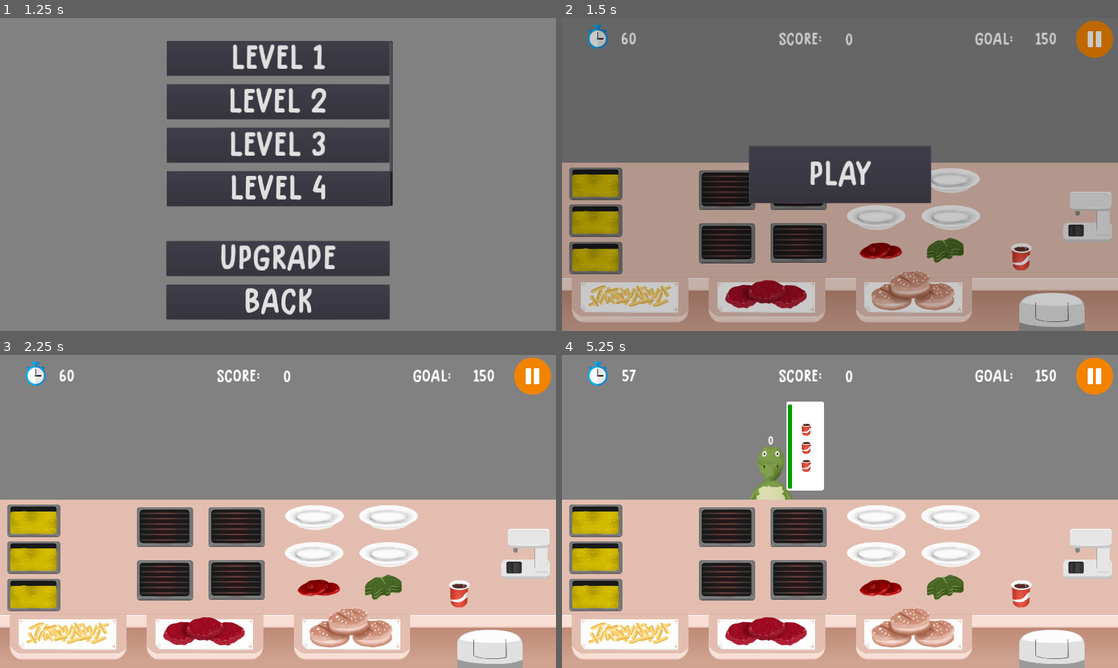
Above: before the commit, frames 1-4 (two rows, left to right).
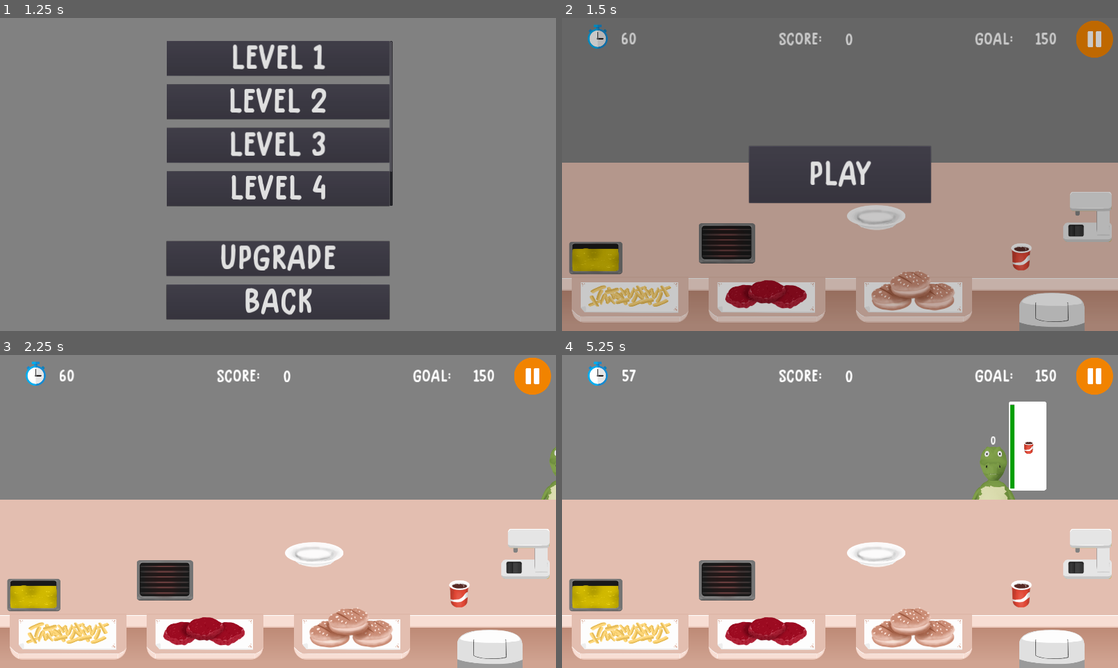
Above: after the commit, the same moments.

Repository: samuelpedrajas/MyVeganRestaurant
Game: Godot game, scene res://Scenes/Game.tscn
Same seed, same stepped clock (60 frames per second), same inputs: the game is played once before the commit and once after it.
Inputs:
- Up to frame 1 (1.25 s): click "Fast Food" at 0.5 s
- Up to frame 2 (1.5 s): click "Level 1" at 1.25 s
- Up to frame 3 (2.25 s): click "PLAY" at 2 s
- Up to frame 4 (5.25 s): click "Level 1" at 2.75 s; click "Level 2" at 3.5 s; click "Level 3" at 4.25 s; click "Level 4" at 5 s

Frame 1 is identical in both runs. In frame 2, 6.5% of the frame differs, in the area x 1-76%, y 47-79%; in frame 3, 8.6%; in frame 4, 14%, in the area x 1-88%, y 14-79%.

Commit message:
progress

Diff:
--- a/Scenes/FastFood/FastFood.tscn
+++ b/Scenes/FastFood/FastFood.tscn
@@ -108,12 +108,16 @@
 margin_bottom = -362.0
 menu = NodePath("../../../FastFood/Menu")
 
-[node name="TomatoSource" parent="Main" instance=ExtResource( 20 )]
+[node name="TomatoSource" parent="Main" groups=[
+"TomatoSource",
+] instance=ExtResource( 20 )]
 position = Vector2( 1101.01, 303.057 )
 kitchen = NodePath("../../../FastFood")
 ingredient = NodePath("../../Ingredients/Tomato")
 
-[node name="LettuceSource" parent="Main" instance=ExtResource( 5 )]
+[node name="LettuceSource" parent="Main" groups=[
+"LettuceSource",
+] instance=ExtResource( 5 )]
 position = Vector2( 1323.53, 303.663 )
 kitchen = NodePath("../../../FastFood")
 ingredient = NodePath("../../Ingredients/Lettuce")
@@ -123,14 +127,17 @@
 kitchen = NodePath("../../../FastFood")
 
 [node name="Grill2" parent="Main" instance=ExtResource( 14 )]
+visible = false
 position = Vector2( 816.755, 275.438 )
 kitchen = NodePath("../../../FastFood")
 
 [node name="Grill3" parent="Main" instance=ExtResource( 14 )]
+visible = false
 position = Vector2( 816.755, 93.438 )
 kitchen = NodePath("../../../FastFood")
 
 [node name="Grill4" parent="Main" instance=ExtResource( 14 )]
+visible = false
 position = Vector2( 569.541, 93.551 )
 kitchen = NodePath("../../../FastFood")
 
@@ -139,28 +146,33 @@
 kitchen = NodePath("../../../FastFood")
 
 [node name="Plate2" parent="Main" instance=ExtResource( 8 )]
+visible = false
 position = Vector2( 1343, 190.585 )
 kitchen = NodePath("../../../FastFood")
 
 [node name="Plate3" parent="Main" instance=ExtResource( 8 )]
+visible = false
 position = Vector2( 1341.4, 62.862 )
 kitchen = NodePath("../../../FastFood")
 
 [node name="Plate4" parent="Main" instance=ExtResource( 8 )]
+visible = false
 position = Vector2( 1086.03, 62.93 )
 kitchen = NodePath("../../../FastFood")
 
 [node name="Fryer1" parent="Main" instance=ExtResource( 6 )]
 position = Vector2( 116.526, 328 )
-platform = NodePath("../../../FastFood/Main/Platform3")
+platform = NodePath("../Platform1")
 
 [node name="Fryer2" parent="Main" instance=ExtResource( 6 )]
+visible = false
 position = Vector2( 116.526, 199 )
-platform = NodePath("../../../FastFood/Main/Platform2")
+platform = NodePath("../Platform2")
 
 [node name="Fryer3" parent="Main" instance=ExtResource( 6 )]
+visible = false
 position = Vector2( 116.526, 71.873 )
-platform = NodePath("../../../FastFood/Main/Platform1")
+platform = NodePath("../Platform3")
 
 [node name="Platform1" parent="Main" instance=ExtResource( 18 )]
 position = Vector2( 314.92, 326.429 )
@@ -168,11 +180,13 @@
 placeholder_position = Vector2( 0, 25 )
 
 [node name="Platform2" parent="Main" instance=ExtResource( 18 )]
+visible = false
 position = Vector2( 314.92, 198.429 )
 kitchen = NodePath("../../../FastFood")
 placeholder_position = Vector2( 0, 25 )
 
 [node name="Platform3" parent="Main" instance=ExtResource( 18 )]
+visible = false
 position = Vector2( 314.92, 71.429 )
 kitchen = NodePath("../../../FastFood")
 placeholder_position = Vector2( 0, 25 )
@@ -184,7 +198,9 @@
 position = Vector2( 235.702, 472.075 )
 texture = ExtResource( 11 )
 
-[node name="FriesSource" parent="Main/Saliente1" instance=ExtResource( 4 )]
+[node name="FriesSource" parent="Main/Saliente1" groups=[
+"FriesSource",
+] instance=ExtResource( 4 )]
 position = Vector2( -2.33453, -12.4128 )
 kitchen = NodePath("../../../../FastFood")
 destination_group = "Fryer"
@@ -194,7 +210,9 @@
 position = Vector2( 707.702, 472.075 )
 texture = ExtResource( 11 )
 
-[node name="BurgerSource" parent="Main/Saliente2" instance=ExtResource( 24 )]
+[node name="BurgerSource" parent="Main/Saliente2" groups=[
+"BurgerSource",
+] instance=ExtResource( 24 )]
 position = Vector2( -3.10797, -17.8473 )
 kitchen = NodePath("../../../../FastFood")
 destination_group = "Grill"
@@ -204,12 +222,16 @@
 position = Vector2( 1215.7, 472.075 )
 texture = ExtResource( 11 )
 
-[node name="BreadSource" parent="Main/Saliente3" instance=ExtResource( 16 )]
+[node name="BreadSource" parent="Main/Saliente3" groups=[
+"BreadSource",
+] instance=ExtResource( 16 )]
 position = Vector2( -2.58289, -32.6017 )
 kitchen = NodePath("../../../../FastFood")
 ingredient = NodePath("../../../Ingredients/BurgerBread")
 
-[node name="ColaPump" parent="Main" instance=ExtResource( 13 )]
+[node name="ColaPump" parent="Main" groups=[
+"ColaPump",
+] instance=ExtResource( 13 )]
 position = Vector2( 1815.51, 186.447 )
 delivery = NodePath("../../Menu/Drink/Cola")
 platforms = [ NodePath("../ColaPlatform1"), NodePath("../ColaPlatform2"), NodePath("../ColaPlatform3") ]
--- a/Scenes/FastFood/FastFoodLevels.tscn
+++ b/Scenes/FastFood/FastFoodLevels.tscn
@@ -24,7 +24,7 @@
 var category_probability = {
 	\"Complement\": 30,
 	\"Main\": 40,
-	\"Drink\": 300000
+	\"Drink\": 30
 }
 var delivery_probability = {
 	\"Complement\": {
--- a/Scripts/IngredientSource.gd
+++ b/Scripts/IngredientSource.gd
@@ -10,7 +10,7 @@
 	var destination = null
 	var destinations = get_tree().get_nodes_in_group(destination_group)
 	for _destination in destinations:
-		if not _destination.is_busy():
+		if _destination.is_visible() and not _destination.is_busy():
 			destination = _destination
 			break
 
--- a/Scripts/Kitchen.gd
+++ b/Scripts/Kitchen.gd
@@ -11,6 +11,10 @@
 
 
 func open_screen(level_config):
+	for group_name in level_config.unavailable_nodes:
+		var nodes = get_tree().get_nodes_in_group(group_name)
+		for node in nodes:
+			node.hide()
 	client_area.prepare_game(level_config)
 	self.time = level_config.max_time
 	get_tree().set_pause(true)
@@ -45,9 +49,17 @@
 	return true
 
 
+func _get_plates():
+	var plates = []
+	for plate in get_tree().get_nodes_in_group("Plate"):
+		if plate.is_visible():
+			plates.append(plate)
+	return plates
+
+
 func select_plate(item):
 	var clients = _get_clients_sorted_by_priority()
-	var plates = get_tree().get_nodes_in_group("Plate")
+	var plates = _get_plates()
 	var escenarios = {}
 	var useless_new_item_escenarios = {}
 	var created_deliveries = []
